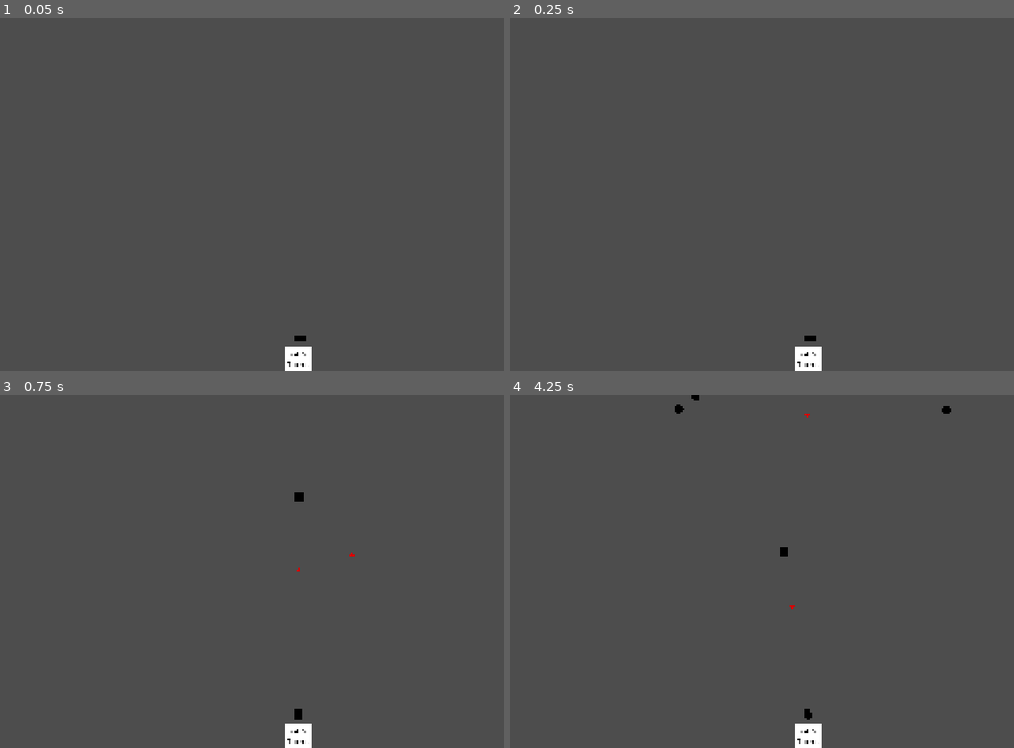
Above: before the commit, frames 1-4 (two rows, left to right).
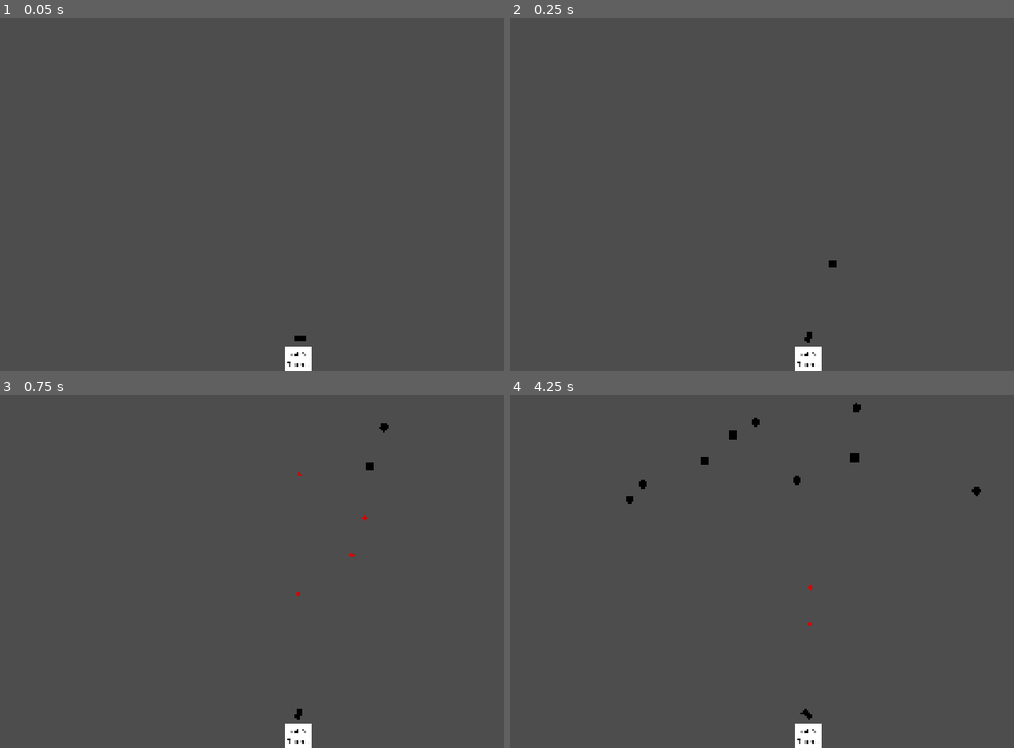
Above: after the commit, the same moments.

Repository: BilgiPasa/2d-gun-turret
Game: Godot game, scene res://Scenes/main_scene.tscn
Two runs of this game, one before a commit and one after it. Both use one fixed random seed, a clock stepped at 60 frames per second and the inputs below.
Inputs (mouse positions are in pixels of both pictures, inside the frame that each line leads up to):
- Up to frame 1 (0.05 s): no input
- Up to frame 2 (0.25 s): no input
- Up to frame 3 (0.75 s): move the mouse to (438, 553) at 0.52 s
- Up to frame 4 (4.25 s): move the mouse to (681, 589) at 1.27 s; move the mouse to (872, 493) at 2.02 s; move the mouse to (777, 642) at 2.77 s; move the mouse to (998, 624) at 3.52 s

Frame 1 is identical in both runs. In frame 2, less than 0.1% of the frame differs, in the area x 58-65%, y 68-92%; in frame 3, 0.2%; in frame 4, 0.5%, in the area x 23-94%, y 0-92%.

Commit message:
Make the turret faster and make the enemy spawning more frequent

Diff:
--- a/Scripts/gun_turret.gd
+++ b/Scripts/gun_turret.gd
@@ -5,7 +5,7 @@
 # Shoot Bullet Variables
 const BULLET_DEFAULT_LIN_VEL_X: float = 9000
 const BULLET_MIN_REACH_TIME: float = 0.15
-const SHOOT_TIMER_WAIT_TIME: float = 0.1
+const SHOOT_TIMER_WAIT_TIME: float = 0.075
 const BULLET_SCENE = preload("res://Scenes/bullet.tscn")
 var gravity_amount: float = ProjectSettings.get_setting("physics/2d/default_gravity")
 var t: float
--- a/Scripts/movable_enemy_spawner.gd
+++ b/Scripts/movable_enemy_spawner.gd
@@ -3,7 +3,7 @@
 @onready var spawn_timer: Timer = $SpawnTimer
 const SPAWN_X_RANGE: int = 800
 const SPEED_RANGE: int = 600
-const SPAWN_TIME: float = 0.25
+const SPAWN_TIME: float = 0.2
 const MOVABLE_ENEMY_SCENE = preload("res://Scenes/movable_enemy.tscn")
 
 func _ready() -> void:
--- a/Scripts/static_enemy_spawner.gd
+++ b/Scripts/static_enemy_spawner.gd
@@ -2,7 +2,7 @@
 
 @onready var spawn_timer: Timer = $SpawnTimer
 const SPAWN_RADIUS: int = 800
-const SPAWN_TIME: float = 0.25
+const SPAWN_TIME: float = 0.2
 const STATIC_ENEMY_SCENE = preload("res://Scenes/static_enemy.tscn")
 
 func _ready() -> void:
